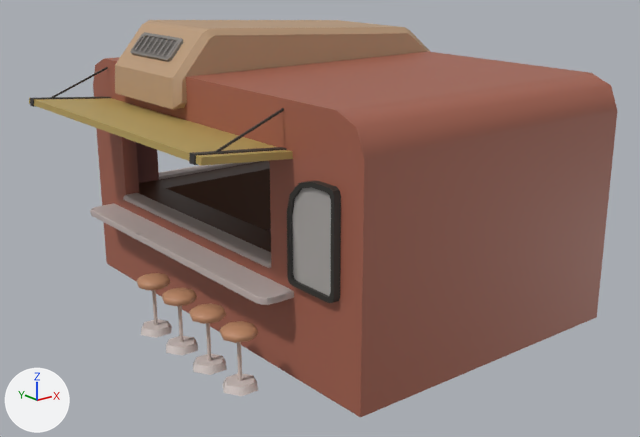
The FBX model Assets/Models/Crossing/Crossing_Buildings/Individual_Buildings/Foodstand_06.fbx, before and after one commit.
Rendered twice from a 50 mm camera at (1.088, -0.527, 0.132) aimed at (1.286, -0.281, 0.033). The lights are fixed; the arrows at lower left show +X, +Y and +Z. Where no turn or scale is listed for an object, it has been applied to the vertices.

Objects in the first picture: 'Foodstand_06'.
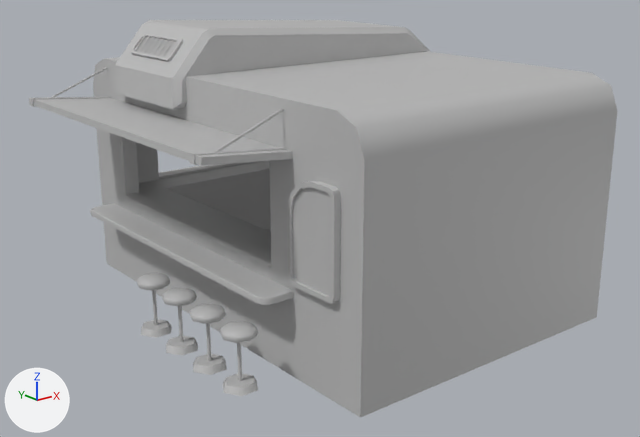
Where the change shows, as pixel boxes [x1, y1, x2, y2] in the pictures (640 x 437 px):
'Foodstand_06', recoloured (brown to grey)
    both: [29, 20, 617, 418]

What changed in the scene script:
```text
Add mat_environment_02:
    mat_environment_02 = principled_material('Environment_02')
    mat_environment_02.base_color = (0.5, 0.5, 0.5)  # grey #bcbcbc
Change me_mesh:
    where me_mesh.from_pydata(...)  # 658 vertices, 649 faces; spans x -0.076..0.076, y -0.083..0.083, z -0.052..0.052
    remove me_mesh.materials.append(mat_flatcolorbase2)  # picture img_plaza_03_diffuse_jpg
    add me_mesh.materials.append(mat_environment_02)  # grey #bcbcbc
```
